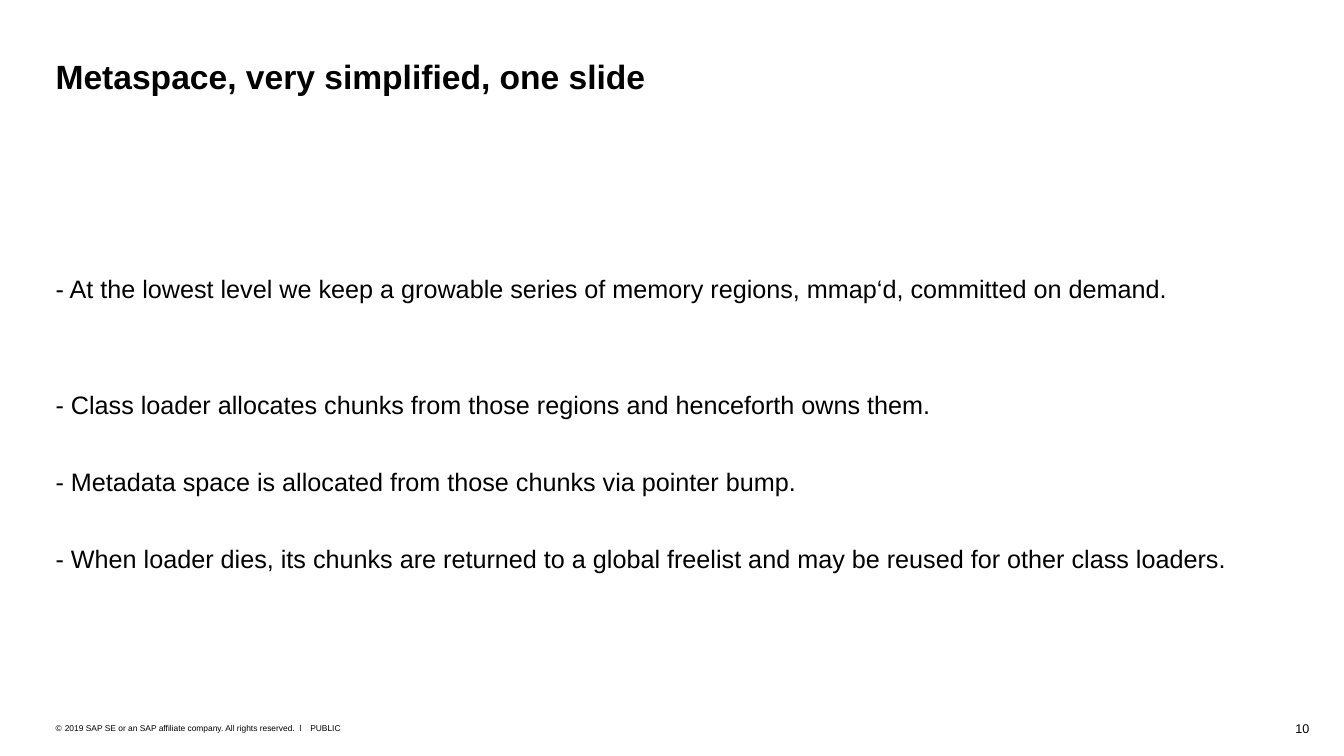
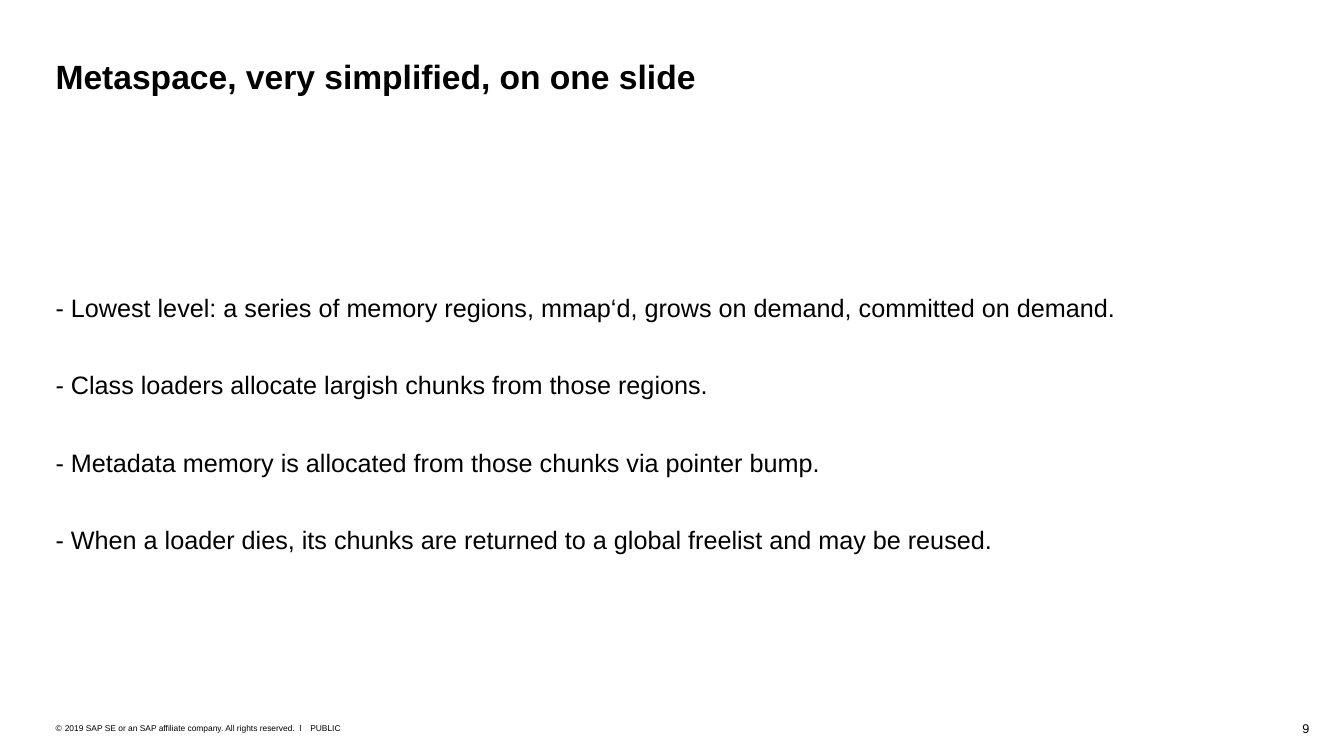
Before and after one commit to tstuefe/JEP387, a slide deck: slide 9 of pres/elastic-metaspace.odp (slide 10 before the commit). Drawn at 1344x756 pixels with LibreOffice and Linux fonts; fonts in the diff are those of the drawing. Boxes give left, top, right and bottom in pixels: in the first picture for what was removed or moved away, otherwise in the second. Text is boxed around its words. In the diff, an @@ line names an element or a change of style, - is before the commit and + after.

```diff
--- a/pres/elastic-metaspace.odp
+++ b/pres/elastic-metaspace.odp
@@ title at (x1=56, y1=64, x2=696, y2=96): text changed @@
-Metaspace, very simplified, one slide
+Metaspace, very simplified, on one slide
@@ subtitle at (x1=71, y1=298, x2=1115, y2=555): text changed @@
-- At the lowest level we keep a growable series of memory regions, mmap‘d, committed on demand.
-- Class loader allocates chunks from those regions and henceforth owns them.
-- Metadata space is allocated from those chunks via pointer bump.
-- When loader dies, its chunks are returned to a global freelist and may be reused for other class loaders.
+- Lowest level: a series of memory regions, mmap‘d, grows on demand, committed on demand.
+- Class loaders allocate largish chunks from those regions.
+- Metadata memory is allocated from those chunks via pointer bump.
+- When a loader dies, its chunks are returned to a global freelist and may be reused.
@@ page number at (x1=1302, y1=724, x2=1309, y2=733): text changed @@
-10
+9
```
Also in this commit, not shown: 28 other slides changed, 1 slide added, 1 slide removed, 1 other file.
